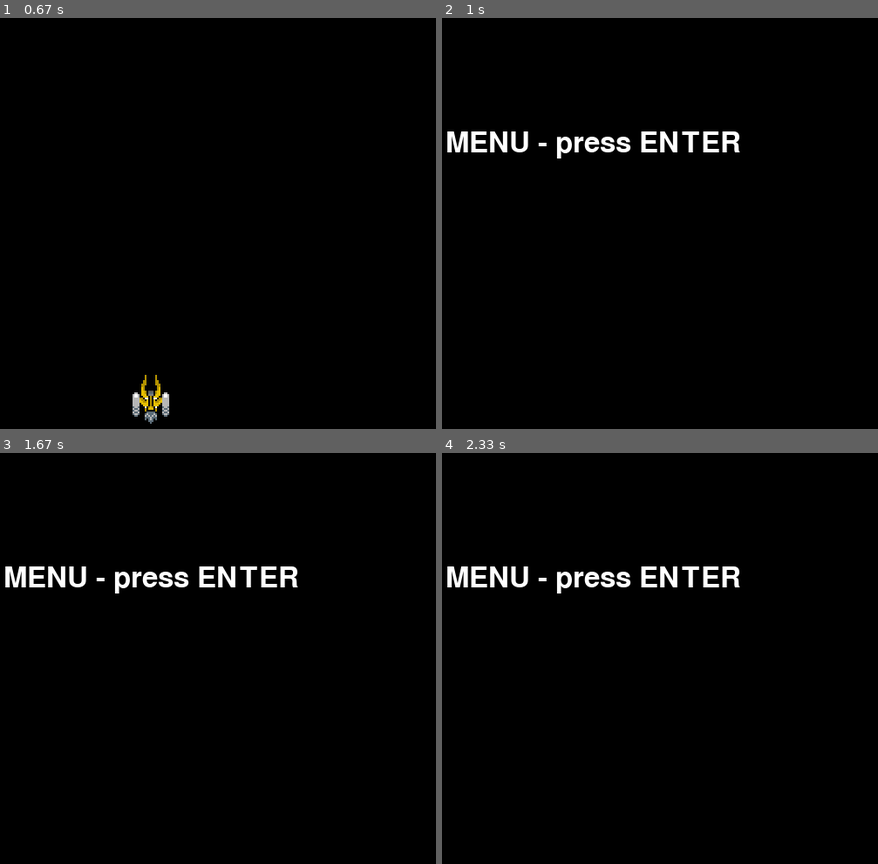
Above: before the commit, frames 1-4 (two rows, left to right).
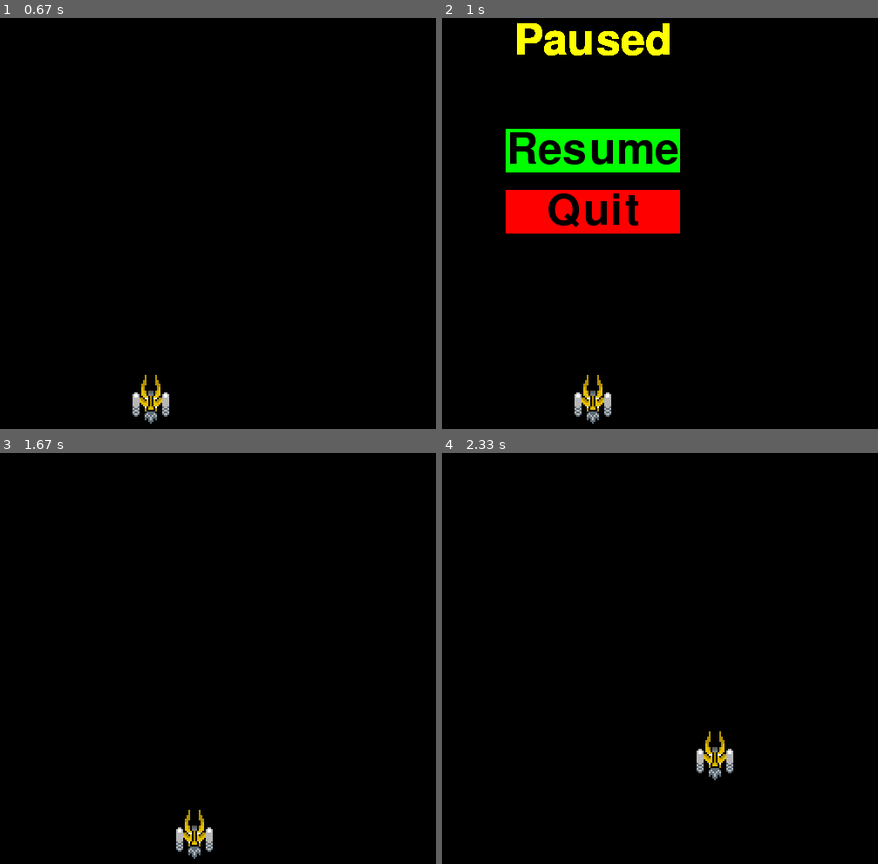
Above: after the commit, the same moments.

Repository: software-engineering-game/pygame-game
Game: pygame game, started from main.py
Same seed, same stepped clock (60 frames per second), same inputs: the game is played once before the commit and once after it.
Inputs (mouse positions are in pixels of both pictures, inside the frame that each line leads up to):
- Up to frame 1 (0.67 s): tap Enter at 0.33 s
- Up to frame 2 (1 s): hold Esc from 0.67 s (still down); hold Right from 0.67 s (still down)
- Up to frame 3 (1.67 s): release Esc at 1.13 s; release Right at 1.13 s; click (152, 584) at 1.22 s, where only the run after the commit has a clickable "Resume"; hold Right from 1.5 s (still down)
- Up to frame 4 (2.33 s): release Right at 1.97 s; hold Up 2-2.3 s

Frame 1 is identical in both runs. In frame 2, 9.7% of the frame differs, in the area x 1-69%, y 1-99%; in frame 3, 2.1%; in frame 4, 2.1%.

Commit message:
implemented pause screen from the pause screen branch made by Samaa to work with the game states

Diff:
--- a/states/game_state.py
+++ b/states/game_state.py
@@ -1,8 +1,7 @@
 import pygame
 import os
 from states.base_state import State
-import settings
-
+from states import settings
 BLACK = (0, 0, 0) # This exists solely to key out the transparency for sprites
 
 class Player(pygame.sprite.Sprite):
@@ -42,6 +41,7 @@
 
 class GameState(State):
     def on_enter(self, app):
+        self.app = app
         # assets folder is at repo root
         repo_root = os.path.dirname(os.path.dirname(__file__))
         asset_folder = os.path.join(repo_root, "assets")
@@ -62,9 +62,10 @@
         self.ally_ships.add(self.player)
 
     def handle_event(self, app, event):
+        # To get to pause screen
         if event.type == pygame.KEYDOWN and event.key == pygame.K_ESCAPE:
-            from states.main_menu_state import MainMenuState
-            app.change_state(MainMenuState())
+            from states.pause_state import PauseScreen
+            app.change_state(PauseScreen(app, self))
 
     def update(self, app, dt):
         keys = pygame.key.get_pressed()
--- /dev/null
+++ b/states/pause_state.py
@@ -0,0 +1,47 @@
+import pygame
+from states.base_state import State
+from states import settings
+
+# Pause Screen Class
+class PauseScreen(State):
+    def __init__(self, app, previous_state):
+        self.app = app
+        self.previous_state = previous_state
+        self.screen = app.screen
+        self.font = pygame.font.Font(None, 74)
+        self.resume_button = pygame.Rect(settings.WIDTH // 2 - 100, settings.HEIGHT // 2, 200, 50)
+        self.quit_button = pygame.Rect(settings.WIDTH // 2 - 100, settings.HEIGHT // 2 + 70, 200, 50)
+
+    def draw(self, app, screen):
+        # Draw the pause message
+        pause_text = self.font.render("Paused", True, (255, 255, 0))
+        text_rect = pause_text.get_rect(center=(settings.WIDTH // 2, settings.HEIGHT // 2 - 100))
+        screen.blit(pause_text, text_rect)
+
+        # Draw the resume button
+        pygame.draw.rect(self.screen, (0, 255, 0), self.resume_button)
+        resume_text = self.font.render("Resume", True, (0, 0, 0))
+        resume_text_rect = resume_text.get_rect(center=self.resume_button.center)
+        screen.blit(resume_text, resume_text_rect)
+
+        # Draw the quit button
+        pygame.draw.rect(self.screen, (255, 0, 0), self.quit_button)
+        quit_text = self.font.render("Quit", True, (0, 0, 0))
+        quit_text_rect = quit_text.get_rect(center=self.quit_button.center)
+        screen.blit(quit_text, quit_text_rect)
+
+    def handle_event(self, app, event):
+        if event.type == pygame.KEYDOWN and event.key == pygame.K_ESCAPE:
+            app.change_state(self.previous_state)
+            return
+
+        if event.type == pygame.MOUSEBUTTONDOWN and event.button == 1:
+            if self.resume_button.collidepoint(event.pos):
+                app.change_state(self.previous_state)
+                return
+            elif self.quit_button.collidepoint(event.pos):
+                app.running = False
+                return
+
+    def update(self, app, dt):
+        pass
